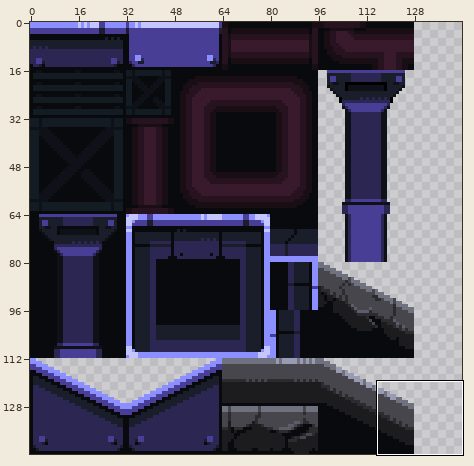
File history of a sprite sheet, Assets/Arts/Tiles/Sidescroller Shooter - Central City/Assets/Tiles.png. Above, an overview of the earlier version with the close-up marked.
Close-up. Earlier state:
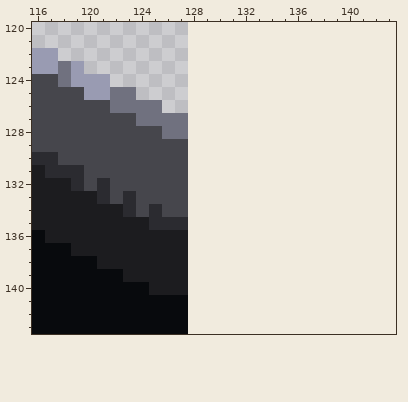
The file is 128x144 pixels. Shown: x 116..143, y 120..143. The old version is drawn lined up with the new one, on the new canvas.
And afterwards:
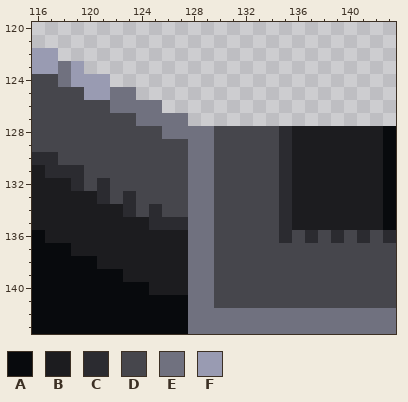
Palette (. is transparent): A #080a0d  B #1c1c1f  C #2b2b30  D #46464c  E #70717f  F #999bb2
Edits made:
canvas 128x144 -> 144x144
@@ x 126..143 @@
 127 EE................
-128 EE................
-129 DD................
-130 DD................
-131 DD................
-132 DD................
-133 DD................
-134 DD................
-135 CC................
-136 BB................
-137 BB................
-138 BB................
-139 BB................
-140 BB................
-141 AA................
-142 AA................
-143 AA................
+128 EEEEDDDDDCBBBBBBBA
+129 DDEEDDDDDCBBBBBBBA
+130 DDEEDDDDDCBBBBBBBA
+131 DDEEDDDDDCBBBBBBBA
+132 DDEEDDDDDCBBBBBBBA
+133 DDEEDDDDDCBBBBBBBA
+134 DDEEDDDDDCBBBBBBBA
+135 CCEEDDDDDCBBBBBBBA
+136 BBEEDDDDDCDCDCDCDC
+137 BBEEDDDDDDDDDDDDDD
+138 BBEEDDDDDDDDDDDDDD
+139 BBEEDDDDDDDDDDDDDD
+140 BBEEDDDDDDDDDDDDDD
+141 AAEEDDDDDDDDDDDDDD
+142 AAEEEEEEEEEEEEEEEE
+143 AAEEEEEEEEEEEEEEEE
Boxes around the changes in both close-ups, in picture pixels (x1, y1, x2, y2):
added: (188, 126, 396, 334)
